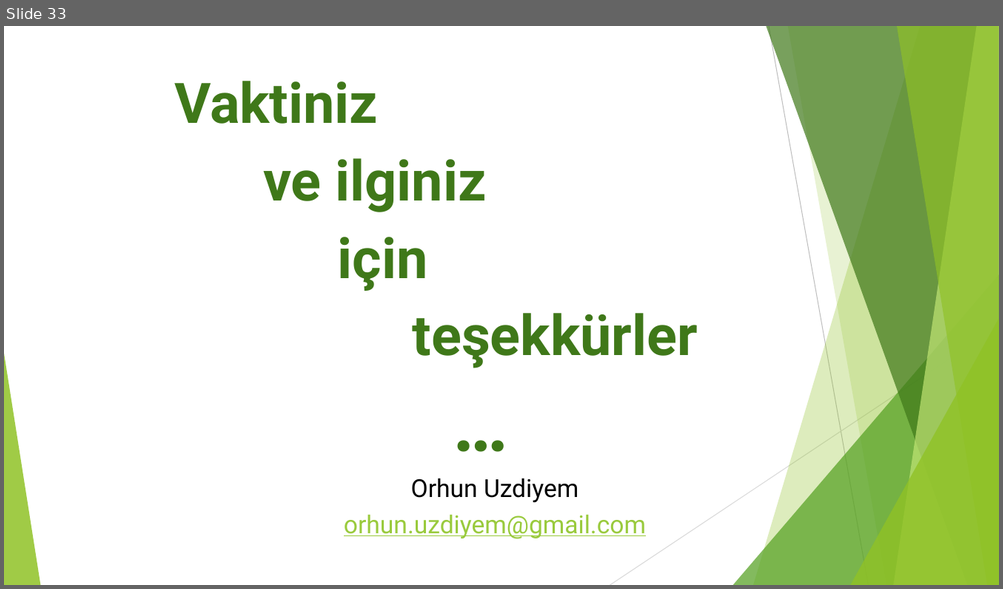
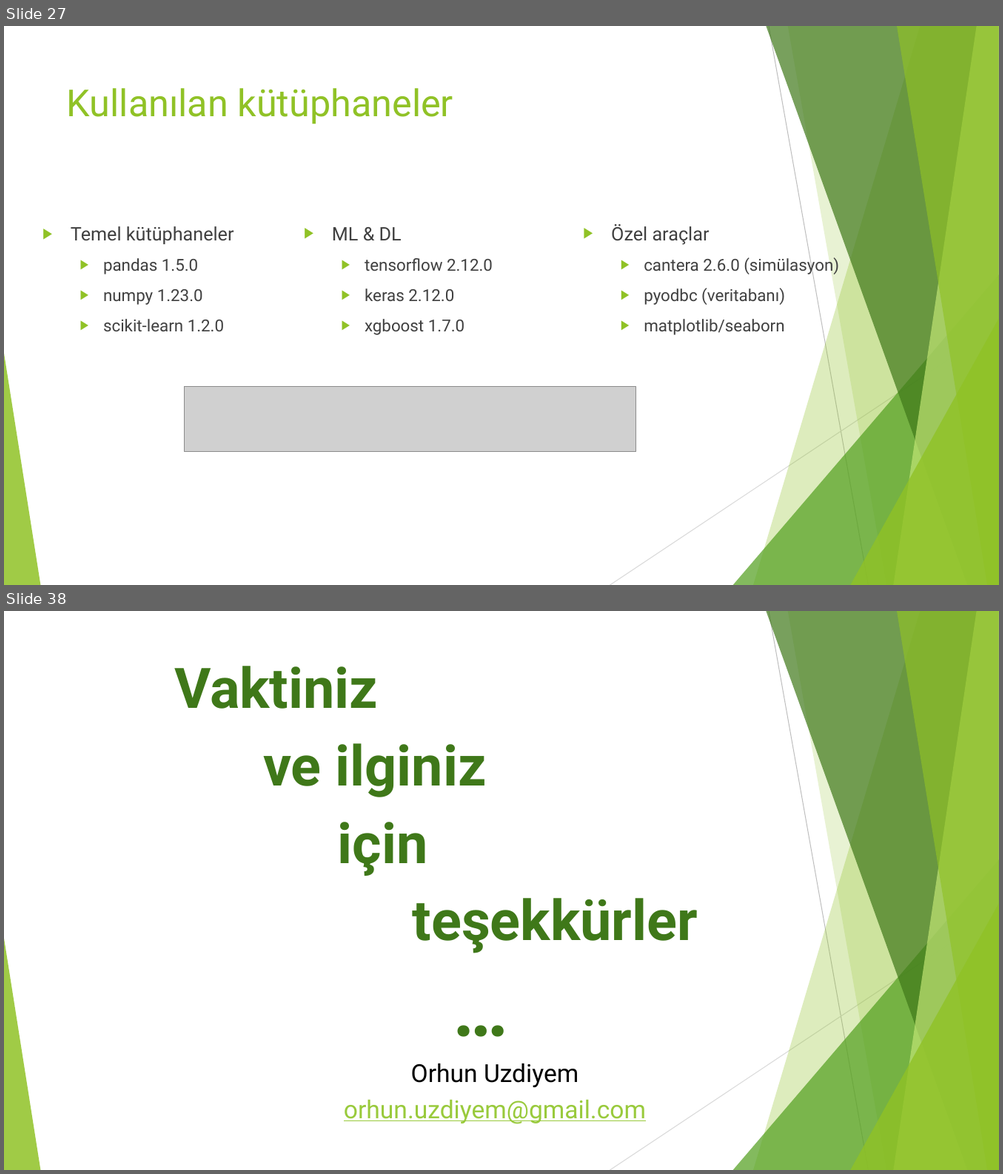
Before and after one commit to orhunuz-ftell/-biyokomurlestirme, a slide deck: tik4_sunum.pptx. Shown one above the other, each under a label of ours: slide 33 before the commit, slides 27 and 38 after it; the slides between them are not shown. The pictures are 1003x589 and 1003x1174 pixels, drawn with LibreOffice and Linux fonts; fonts in the diff are those of the drawing; grey boxes stand for pictures. Boxes give left, top, right and bottom in pixels: in the first picture for what was removed or moved away, otherwise in the second. Text is boxed around its words. In the diff, an @@ line names an element or a change of style, - is before the commit and + after.

```diff
--- a/tik4_sunum.pptx
+++ b/tik4_sunum.pptx
@@ slide 27 added at [4, 26, 999, 585], background #FFFFFF; not listed: 10 template elements that a slide beside it also shows @@
@@ title added at [67, 88, 453, 124], 36 pt, text #90C226 @@
+Kullanılan kütüphaneler
@@ text added at [611, 224, 839, 335], 16 pt, text #404040 @@
+▶ Özel araçlar
+  ▶ cantera 2.6.0 (simülasyon)
+  ▶ pyodbc (veritabanı)
+  ▶ matplotlib/seaborn
@@ text added at [71, 227, 234, 332], 16 pt, text #404040 @@
+▶ Temel kütüphaneler
+  ▶ pandas 1.5.0
+  ▶ numpy 1.23.0
+  ▶ scikit-learn 1.2.0
@@ text added at [332, 227, 492, 335], 16 pt, text #404040 @@
+▶ ML & DL
+  ▶ tensorflow 2.12.0
+  ▶ keras 2.12.0
+  ▶ xgboost 1.7.0
@@ picture added at [184, 386, 635, 452] @@
@@ what was slide 33 is now slide 38 @@
```
Also in this commit, not shown: 10 slides changed, 19 other slides added, 15 slides removed, 3 other files.
